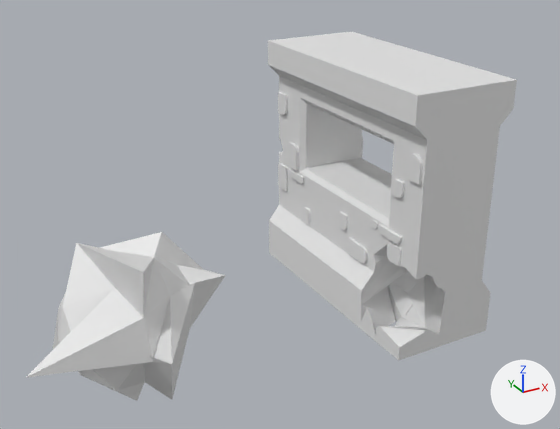
The Blender file env_wallwWndow_melissaLiao_01.blend as it was, and as the next commit left it.
The view is the same before and after, from a 50 mm lens placed at (7.9, -3.23, 12.72), pointed at (16.82, 12.99, 4.61). Arrows for +X, +Y and +Z are at lower right; the lights stay in place. The older version comes first.
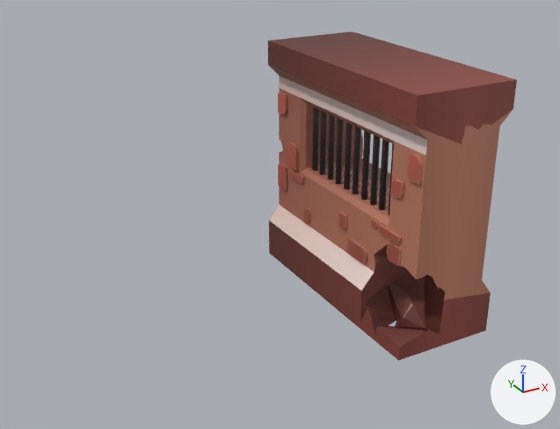
The newer file is also rescaled (x2.686), turned or shifted as a whole; pictures and numbers use the older file's frame.

What differs and where, as boxes [x1, y1, x2, y2] in the pictures (560 x 429 px):
'Icosphere', deleted
    before: [26, 232, 226, 401]
part 1 of me_cube_001, added
    after: [312, 107, 319, 171]
part 2 of me_cube_001, added
    after: [320, 111, 327, 175]
part 3 of me_cube_001, added
    after: [328, 114, 335, 180]
part 4 of me_cube_001, added
    after: [335, 118, 344, 184]
part 5 of me_cube_001, added
    after: [344, 122, 353, 189]
part 6 of me_cube_001, added
    after: [352, 126, 361, 194]
part 7 of me_cube_001, added
    after: [361, 131, 371, 200]
part 8 of me_cube_001, added
    after: [370, 135, 380, 205]
part 9 of me_cube_001, added
    after: [379, 139, 389, 210]
part 10 of me_cube_001, added (mostly hidden)
    after: [388, 144, 394, 215]
part 11 of me_cube_001, recoloured (white to brown)
    both: [268, 32, 517, 360]

What changed in the scene script:
```text
Add img_color_palette_png:
    img_color_palette_png = load_image('Color_palette.png', 'Color_palette.png', 512, 512, 'sRGB')
Add mat_material_001:
    mat_material_001 = principled_material('Material.001')
    mat_material_001.texture = img_color_palette_png
Change me_cube_001:
    used by ob_cube; location = (21.15, 14.93, 4.09); scale = (1.6, 3.82, 3.77)
    remove me_cube_001.from_pydata(...)  # 6458 vertices, 6114 faces; spans x -1.0..1.0, y -1.0..1.0, z -1.0..1.0
    add me_cube_001.from_pydata(...)  # 7098 vertices, 6454 faces; spans x -1.0..1.0, y -1.0..1.0, z -1.0..1.0
    me_cube_001 part 1: a new loose piece, a 32-sided cylinder along z spanning x -0.601..-0.48, y 0.498..0.547, z -0.036..0.558, in mat_material_001 (picture img_color_palette_png)
    me_cube_001 part 2: a new loose piece, a 32-sided cylinder along z spanning x -0.601..-0.48, y 0.378..0.428, z -0.036..0.558, in mat_material_001 (picture img_color_palette_png)
    me_cube_001 part 3: a new loose piece, a 32-sided cylinder along z spanning x -0.601..-0.48, y 0.253..0.303, z -0.036..0.558, in mat_material_001 (picture img_color_palette_png)
    me_cube_001 part 4: a new loose piece, a 32-sided cylinder along z spanning x -0.601..-0.48, y 0.133..0.183, z -0.036..0.558, in mat_material_001 (picture img_color_palette_png)
    me_cube_001 part 5: a new loose piece, a 32-sided cylinder along z spanning x -0.601..-0.48, y 0.008..0.058, z -0.036..0.558, in mat_material_001 (picture img_color_palette_png)
    me_cube_001 part 6: a new loose piece, a 32-sided cylinder along z spanning x -0.601..-0.48, y -0.111..-0.062, z -0.036..0.558, in mat_material_001 (picture img_color_palette_png)
    me_cube_001 part 7: a new loose piece, a 32-sided cylinder along z spanning x -0.601..-0.48, y -0.236..-0.187, z -0.036..0.558, in mat_material_001 (picture img_color_palette_png)
    me_cube_001 part 8: a new loose piece, a 32-sided cylinder along z spanning x -0.601..-0.48, y -0.356..-0.306, z -0.036..0.558, in mat_material_001 (picture img_color_palette_png)
    me_cube_001 part 9: a new loose piece, a 32-sided cylinder along z spanning x -0.601..-0.48, y -0.467..-0.417, z -0.036..0.558, in mat_material_001 (picture img_color_palette_png)
    me_cube_001 part 10: a new loose piece, a 32-sided cylinder along z spanning x -0.601..-0.48, y -0.586..-0.537, z -0.036..0.558, in mat_material_001 (picture img_color_palette_png)
    me_cube_001 part 11: 6114 faces spanning x -1.0..1.0, y -1.0..1.0, z -1.0..1.0 switch from no material to mat_material_001 (picture img_color_palette_png)
Remove ob_icosphere:
    ob_icosphere = bpy.data.objects.new('Icosphere', me_icosphere)
    ob_icosphere.location = (11.59, 9.46, 4.89)
    ob_icosphere.rotation_euler = (-0.539, 0.319, -0.272)  # degrees (-31, 18, -16)
    ob_icosphere.scale = (1.38, 1.38, 1.38)
```
